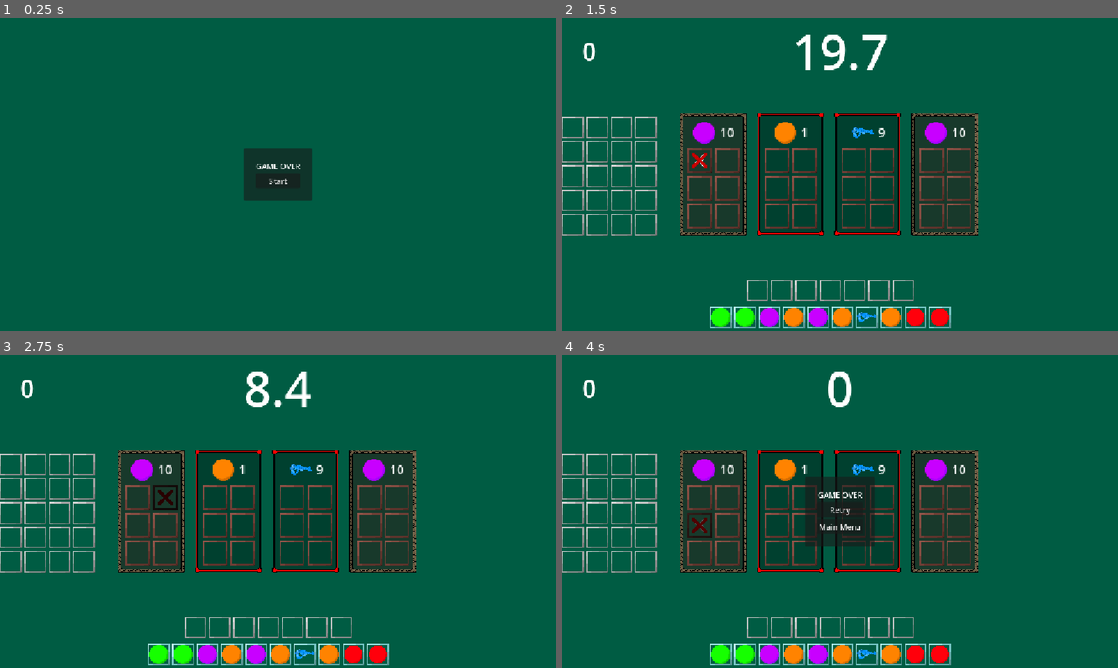
Above: before the commit, frames 1-4 (two rows, left to right).
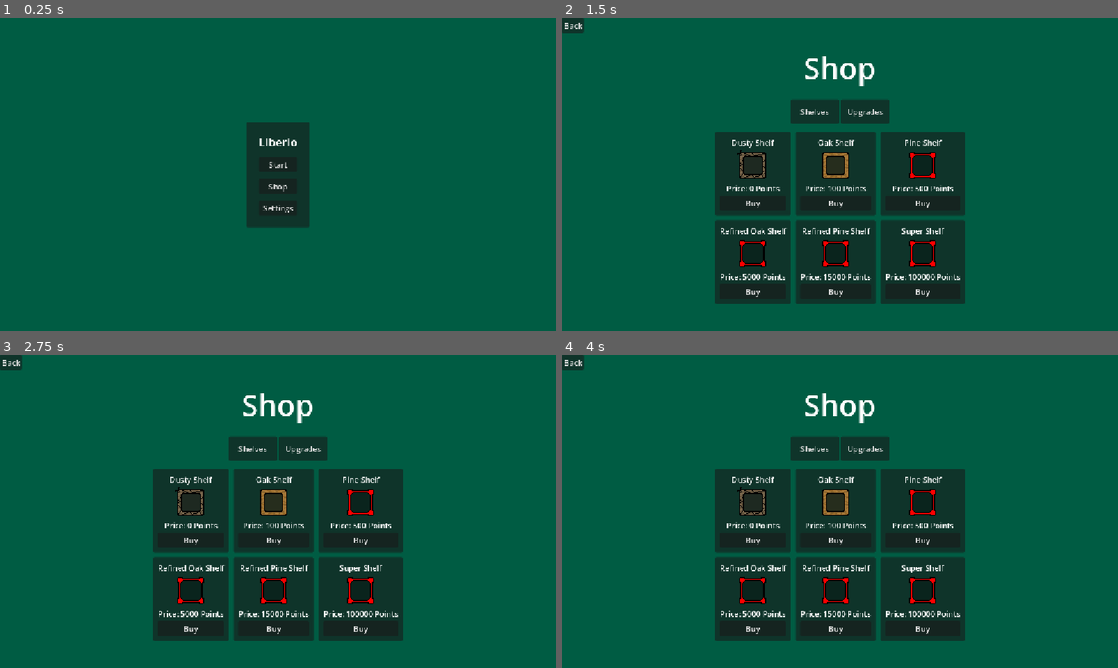
Above: after the commit, the same moments.

Repository: TobiHudi/Liberio
Game: Godot game, scene res://scenes/levels/main_menu.tscn
Same seed, same stepped clock (60 frames per second), same inputs: the game is played once before the commit and once after it.
Inputs (mouse positions are in pixels of both pictures, inside the frame that each line leads up to):
- Up to frame 1 (0.25 s): no input
- Up to frame 2 (1.5 s): click (840, 187) at 0.5 s, where only the run after the commit has a clickable "Shop"; click (701, 161) at 1.27 s
- Up to frame 3 (2.75 s): click (166, 498) at 2.02 s
- Up to frame 4 (4 s): click (812, 448) at 2.75 s, where only the run after the commit has a clickable "Shelves"; click (701, 524) at 3.52 s

The runs differ from the first frame. In frame 1, 2.2% of the frame differs, in the area x 43-57%, y 33-68%; in frame 2, 28%; in frame 3, 28%, in the area x 0-75%, y 0-100%; in frame 4, 27%.

Commit message:
Continued Shop (WIP), fixed a few bugs
- Continued the Shop feature. It is now available in the MainMenu scene.

- Fixed a bug, causing the game to crash, if the Shelf timer was still running, while changing scenes.

- Changed bonus time to be added in the exact moment, where the shelf is fully equipped.

- Added ScoreUI scene. It will always show the Player Points, once implemented.

- Expanded the MainMenu.

- Changed games name in Godot to Liberio. It now also has a description and the version is set to INDEV.

-Disabled Linear filtering.

Diff:
--- a/prototype-17082026/project.godot
+++ b/prototype-17082026/project.godot
@@ -10,9 +10,12 @@
 
 [application]
 
-config/name="prototype_17082026"
+config/name="liberio"
+config/description="Sort shelves, earn points, buy better shelves."
+config/version="INDEV"
 run/main_scene="uid://3oma21v7gtn0"
 config/features=PackedStringArray("4.7", "GL Compatibility")
+boot_splash/use_filter=false
 
 [autoload]
 
--- a/prototype-17082026/resources/scripts/game_logic/inventory_base.gd
+++ b/prototype-17082026/resources/scripts/game_logic/inventory_base.gd
@@ -12,7 +12,6 @@
 var failure_texture = preload("res://assets/textures/icons/failure_cross.png")
 
 var slot_container : GridContainer = GridContainer.new()
-
 
 enum AnimationState {IN, OUT, FAILURE}
 
--- a/prototype-17082026/resources/scripts/game_objects/shelf.gd
+++ b/prototype-17082026/resources/scripts/game_objects/shelf.gd
@@ -122,6 +122,9 @@
 			if shelf_slot is TextureButton:
 				shelf_slot.set_mouse_filter(Control.MOUSE_FILTER_IGNORE)
 
+		#Emits GameTimerUpdate and adds the bonus time to the GameLoopManager
+		EventBus.game_timer_update.emit(bonus_time)
+
 		#Plays a pulse animation while all slots are filled.
 		var tweeny_pulse : Tween = create_tween()
 		tweeny_pulse.set_loops()
@@ -140,13 +143,16 @@
 		#Updates EmptyShelfTimerLabel text if the timer is running.
 		while timer.time_left >= 0.01:
 			empty_shelf_timer_label.text = str("%.0f" % timer.time_left)
-			await get_tree().process_frame
+			#Awaits the next frame. is_inside_tree() hinders the game to crash, if the scene gets changed.
+			if is_inside_tree():
+				await get_tree().process_frame
+			else: return
 		await timer.timeout
 
 		#Randomizes Shelf after Timer timeouts.
 		randomize_shelf()
 
-		#Setzt den Label Text + Entfernt den Pulse Effekt.
+		#Sets Label Text + Removes Pulse effect.
 		empty_shelf_timer_label.text = str("%.0f" % clear_shelf_time)
 
 		#Removes pulse effect and resets color transparency
@@ -166,7 +172,4 @@
 				#A simple Timer for the loop.
 				await get_tree().create_timer(clear_slot_time).timeout
 
-		#Emits GameTimerUpdate and adds the bonus time to the GameLoopManager
-		EventBus.game_timer_update.emit(bonus_time)
-
 		push_warning("Alle Slots Befüllt")
--- a/prototype-17082026/resources/scripts/levels/main_menu.gd
+++ b/prototype-17082026/resources/scripts/levels/main_menu.gd
@@ -2,9 +2,17 @@
 
 @export var start_button : Button
 @export_dir var game_dir : String
+@export var shop_button : Button
+@export_dir var shop_dir : String
 
 func _ready() -> void:
 	start_button.button_down.connect(start_game)
+	shop_button.button_down.connect(shop_scene)
 
 func start_game() -> void:
+	start_button.mouse_filter = Control.MOUSE_FILTER_IGNORE
 	SceneManager.change_scene(game_dir)
+
+func shop_scene() -> void:
+	shop_button.mouse_filter = Control.MOUSE_FILTER_IGNORE
+	SceneManager.change_scene(shop_dir)
--- a/prototype-17082026/resources/scripts/levels/shop_logic.gd
+++ b/prototype-17082026/resources/scripts/levels/shop_logic.gd
@@ -1,57 +1,140 @@
 extends Node
 
-var shop_panel_container : PanelContainer = PanelContainer.new()
+@export var back_button : Button
+@export_dir var main_menu_scene : String
+
+var shop_container : Container = Container.new()
 var shop_margin_container : MarginContainer = MarginContainer.new()
 var shop_center_container : CenterContainer = CenterContainer.new()
 var shop_grid_container : GridContainer = GridContainer.new()
+
+enum CurrentTab { shelves, upgrades }
+enum AnimationState { button_press_animation, success_animation, failure_animation }
 func _ready() -> void:
-	set_up_shelves()
+	back_button.button_down.connect(go_back_to_main_menu)
+	set_up_tabs_menu()
+	set_up_shelves_menu()
+	set_up_upgrades_menu()
 
-func set_up_shelves() -> void:
-	add_child(shop_panel_container)
-	shop_panel_container.add_child(shop_margin_container)
+func set_up_tabs_menu() -> void:
+	var tab_container : Container = Container.new()
+	var tab_center_container : CenterContainer = CenterContainer.new()
+	var tab_h_box_container : HBoxContainer = HBoxContainer.new()
+	var shelf_button : Button = Button.new()
+	var upgrades_button : Button = Button.new()
+
+	add_child(tab_container)
+	tab_container.add_child(tab_center_container)
+	tab_center_container.add_child(tab_h_box_container)
+	tab_h_box_container.add_child(shelf_button)
+	tab_h_box_container.add_child(upgrades_button)
+
+	tab_container.set_anchors_and_offsets_preset(Control.PRESET_CENTER)
+	tab_container.set_position(Vector2(tab_container.position.x, tab_container.position.y - 130))
+	tab_center_container.use_top_left = true
+	shelf_button.custom_minimum_size = Vector2(100, 50)
+	shelf_button.text = "Shelves"
+	shelf_button.pivot_offset_ratio = Vector2(0.5, 0.5)
+	upgrades_button.custom_minimum_size = Vector2(100, 50)
+	upgrades_button.text = "Upgrades"
+	upgrades_button.pivot_offset_ratio = Vector2(0.5, 0.5)
+
+	shelf_button.button_up.connect(shelf_menu.bind(tab_container, shelf_button))
+	upgrades_button.button_up.connect(upgrades_menu.bind(tab_container, upgrades_button))
+
+func set_up_shelves_menu() -> void:
+	add_child(shop_container)
+	shop_container.add_child(shop_margin_container)
 	shop_margin_container.add_child(shop_center_container)
 	shop_center_container.add_child(shop_grid_container)
 
 	#Shop Layout Parameters.
-	shop_panel_container.set_anchors_and_offsets_preset(Control.PRESET_CENTER)
+	shop_container.set_anchors_and_offsets_preset(Control.PRESET_CENTER)
+	shop_container.set_position(Vector2(shop_container.position.x, shop_container.position.y + 90))
 	shop_center_container.use_top_left = true
 	shop_grid_container.add_theme_constant_override("h_separation", 10)
 	shop_grid_container.add_theme_constant_override("v_separation", 10)
 	shop_grid_container.columns = 3
 
 	for shelf in ResourceTable.SHELVES.keys():
-		var panel_container : PanelContainer = PanelContainer.new()
-		var margin_container : MarginContainer = MarginContainer.new()
-		var v_box_container : VBoxContainer = VBoxContainer.new()
+		var item_container_container : PanelContainer = PanelContainer.new()
+		var item_margin_container : MarginContainer = MarginContainer.new()
+		var item_v_box_container : VBoxContainer = VBoxContainer.new()
 		var item_label : Label = Label.new()
 		var item_texture_rect : TextureRect = TextureRect.new()
 		var price_label : Label = Label.new()
 		var item_button : Button = Button.new()
 
-		shop_grid_container.add_child(panel_container)
-		panel_container.add_child(margin_container)
-		margin_container.add_child(v_box_container)
-		v_box_container.add_child(item_label)
-		v_box_container.add_child(item_texture_rect)
-		v_box_container.add_child(price_label)
-		v_box_container.add_child(item_button)
+		shop_grid_container.add_child(item_container_container)
+		item_container_container.add_child(item_margin_container)
+		item_margin_container.add_child(item_v_box_container)
+		item_v_box_container.add_child(item_label)
+		item_v_box_container.add_child(item_texture_rect)
+		item_v_box_container.add_child(price_label)
+		item_v_box_container.add_child(item_button)
 
 		#Item Layout Parameters.
-		margin_container.add_theme_constant_override("margin_left", 10)
-		margin_container.add_theme_constant_override("margin_right", 10)
-		margin_container.add_theme_constant_override("margin_top", 10)
-		margin_container.add_theme_constant_override("margin_bottom", 10)
+		item_container_container.pivot_offset_ratio = Vector2(0.5, 0.5)
+		item_margin_container.add_theme_constant_override("margin_left", 10)
+		item_margin_container.add_theme_constant_override("margin_right", 10)
+		item_margin_container.add_theme_constant_override("margin_top", 10)
+		item_margin_container.add_theme_constant_override("margin_bottom", 10)
 		item_label.horizontal_alignment = HORIZONTAL_ALIGNMENT_CENTER
 		item_label.text = shelf.capitalize()
 		item_texture_rect.texture = ResourceTable.SHELVES[shelf].texture
 		item_texture_rect.stretch_mode = TextureRect.STRETCH_KEEP_ASPECT_CENTERED
 		item_texture_rect.custom_minimum_size = Vector2(64, 64)
 		price_label.horizontal_alignment = HORIZONTAL_ALIGNMENT_CENTER
-		price_label.text = "Price: " + str(ResourceTable.SHELVES[shelf].cost) + " Points"
+		price_label.text = "Price: " + str(get_current_shelf(shelf).cost) + " Points"
 		item_button.text = "Buy"
+		item_button.pivot_offset_ratio = Vector2(0.5, 0.5)
 
-		item_button.button_down.connect(on_button_press)
+		item_button.button_up.connect(on_shelf_button_press.bind(item_container_container, item_button, shelf))
 
-func on_button_press() -> void:
+func set_up_upgrades_menu() -> void:
 	pass
+
+func shelf_menu(tab_container, shelf_button) -> void:
+	tween_animation(AnimationState.button_press_animation, tab_container, shelf_button)
+func upgrades_menu(tab_container, upgrades_button) -> void:
+	tween_animation(AnimationState.button_press_animation, tab_container, upgrades_button)
+
+func on_shelf_button_press(item_container : PanelContainer, item_button : Button, shelf : String) -> void:
+	tween_animation(AnimationState.button_press_animation, item_container, item_button)
+
+	if get_current_points() >= get_current_shelf(shelf).cost:
+		GameManager.current_points -= get_current_shelf(shelf).cost
+		print(get_current_points())
+		tween_animation(AnimationState.success_animation, item_container, item_button)
+		await get_tree().create_timer(0.1).timeout
+		item_button.text = "SOLD OUT"
+		item_button.disabled = true
+	else:
+		tween_animation(AnimationState.failure_animation, item_container, item_button)
+
+func tween_animation(animation_state : AnimationState, item_container : Container, item_button : Button) -> void:
+	item_button.mouse_filter = Control.MOUSE_FILTER_IGNORE
+	var tween : Tween = create_tween()
+	match animation_state:
+		AnimationState.button_press_animation:
+			tween.tween_property(item_button, "scale", Vector2(0.3, 0.3), 0.1).set_trans(Tween.TRANS_EXPO)
+			tween.tween_property(item_button, "scale", Vector2.ONE, 0.1).set_trans(Tween.TRANS_EXPO)
+			print_debug("Button Pressed.")
+		AnimationState.success_animation:
+			tween.tween_property(item_container, "scale", Vector2(1.1, 1.1), 0.1).set_ease(Tween.EASE_IN_OUT)
+			tween.tween_property(item_container, "modulate", Color(2, 2, 2, 1), 0.1)
+			tween.tween_property(item_container, "modulate", Color(1, 1, 1, 1), 0.1)
+			tween.tween_property(item_container, "scale", Vector2.ONE, 0.1).set_ease(Tween.EASE_IN_OUT)
+		AnimationState.failure_animation:
+			tween.tween_property(item_container, "modulate", Color(1, 0, 0, 1), 0.1).set_ease(Tween.EASE_IN_OUT)
+			tween.tween_property(item_container, "modulate", Color(1, 1, 1, 1), 0.1).set_ease(Tween.EASE_IN_OUT)
+			tween.set_loops(4)
+
+	await tween.finished
+	item_button.mouse_filter = Control.MOUSE_FILTER_STOP
+	#item_container.modulate = Color(1, 1, 1, 1)
+	#item_container.scale = Vector2.ONE
+
+func go_back_to_main_menu() -> void: SceneManager.change_scene(main_menu_scene)
+func get_current_shelf(shelf : String) -> Dictionary: return ResourceTable.SHELVES[shelf]
+func get_current_points() -> int: return GameManager.current_points
--- a/prototype-17082026/scenes/levels/main_menu.tscn
+++ b/prototype-17082026/scenes/levels/main_menu.tscn
@@ -2,7 +2,10 @@
 
 [ext_resource type="Script" uid="uid://bkal24xxjwsyf" path="res://resources/scripts/levels/main_menu.gd" id="1_fsby3"]
 
-[node name="MainMenu" type="Control" unique_id=90050313 node_paths=PackedStringArray("start_button")]
+[sub_resource type="LabelSettings" id="LabelSettings_fsby3"]
+font_size = 24
+
+[node name="MainMenu" type="Control" unique_id=90050313 node_paths=PackedStringArray("start_button", "shop_button")]
 layout_mode = 3
 anchors_preset = 15
 anchor_right = 1.0
@@ -12,6 +15,8 @@
 script = ExtResource("1_fsby3")
 start_button = NodePath("PanelContainer/MarginContainer/VBoxContainer/StartGame")
 game_dir = "res://scenes/levels/main.tscn"
+shop_button = NodePath("PanelContainer/MarginContainer/VBoxContainer/Shelves")
+shop_dir = "res://scenes/levels/shop.tscn"
 
 [node name="PanelContainer" type="PanelContainer" parent="." unique_id=1794806733]
 layout_mode = 1
@@ -20,12 +25,13 @@
 anchor_top = 0.5
 anchor_right = 0.5
 anchor_bottom = 0.5
-offset_left = -48.0
-offset_top = -29.0
-offset_right = 48.0
-offset_bottom = 29.0
+offset_left = -65.0
+offset_top = -109.5
+offset_right = 65.0
+offset_bottom = 109.5
 grow_horizontal = 2
 grow_vertical = 2
+offset_transform_scale = Vector2(2, 2)
 
 [node name="MarginContainer" type="MarginContainer" parent="PanelContainer" unique_id=1382593764]
 layout_mode = 2
@@ -36,13 +42,23 @@
 
 [node name="VBoxContainer" type="VBoxContainer" parent="PanelContainer/MarginContainer" unique_id=664955481]
 layout_mode = 2
+theme_override_constants/separation = 14
 
 [node name="GameName" type="Label" parent="PanelContainer/MarginContainer/VBoxContainer" unique_id=1461266241]
 layout_mode = 2
-text = "GAME OVER"
+text = "Liberio"
+label_settings = SubResource("LabelSettings_fsby3")
 horizontal_alignment = 1
 vertical_alignment = 1
 
 [node name="StartGame" type="Button" parent="PanelContainer/MarginContainer/VBoxContainer" unique_id=272242014]
 layout_mode = 2
 text = "Start"
+
+[node name="Shelves" type="Button" parent="PanelContainer/MarginContainer/VBoxContainer" unique_id=1540991727]
+layout_mode = 2
+text = "Shop"
+
+[node name="Settings" type="Button" parent="PanelContainer/MarginContainer/VBoxContainer" unique_id=1858768086]
+layout_mode = 2
+text = "Settings"
--- a/prototype-17082026/scenes/levels/shop.tscn
+++ b/prototype-17082026/scenes/levels/shop.tscn
@@ -2,7 +2,10 @@
 
 [ext_resource type="Script" uid="uid://54nyo1hfai1b" path="res://resources/scripts/levels/shop_logic.gd" id="1_jwwn2"]
 
-[node name="Shop" type="Control" unique_id=1216652088]
+[sub_resource type="LabelSettings" id="LabelSettings_fxuna"]
+font_size = 62
+
+[node name="Shop" type="Control" unique_id=1216652088 node_paths=PackedStringArray("back_button")]
 layout_mode = 3
 anchors_preset = 15
 anchor_right = 1.0
@@ -10,18 +13,29 @@
 grow_horizontal = 2
 grow_vertical = 2
 script = ExtResource("1_jwwn2")
+back_button = NodePath("Button")
+main_menu_scene = "res://scenes/levels/main_menu.tscn"
 
-[node name="VBoxContainer" type="VBoxContainer" parent="." unique_id=515519843]
-layout_mode = 0
-offset_right = 40.0
-offset_bottom = 40.0
+[node name="Label" type="Label" parent="." unique_id=146995993]
+layout_mode = 1
+anchors_preset = 8
+anchor_left = 0.5
+anchor_top = 0.5
+anchor_right = 0.5
+anchor_bottom = 0.5
+offset_left = -75.0
+offset_top = -264.0
+offset_right = 75.0
+offset_bottom = -178.0
+grow_horizontal = 2
+grow_vertical = 2
+text = "Shop"
+label_settings = SubResource("LabelSettings_fxuna")
+horizontal_alignment = 1
+vertical_alignment = 1
 
-[node name="MarginContainer" type="MarginContainer" parent="." unique_id=590614377]
-layout_mode = 0
-offset_right = 40.0
-offset_bottom = 40.0
-
-[node name="GridContainer" type="GridContainer" parent="." unique_id=1595640629]
-layout_mode = 0
-offset_right = 40.0
-offset_bottom = 40.0
+[node name="Button" type="Button" parent="." unique_id=2010908549]
+layout_mode = 1
+offset_right = 8.0
+offset_bottom = 8.0
+text = "Back"
--- /dev/null
+++ b/prototype-17082026/scenes/ui/score_ui.tscn
@@ -0,0 +1,3 @@
+[gd_scene format=3 uid="uid://bvfq7l82dp8ae"]
+
+[node name="ScoreUi" type="CanvasLayer" unique_id=863305723]
